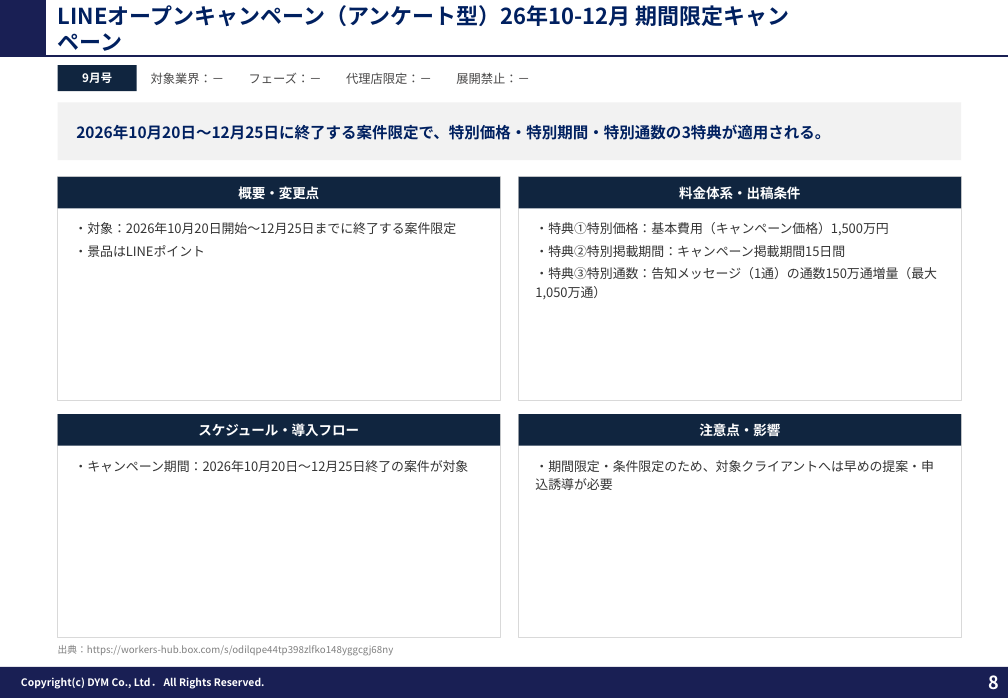
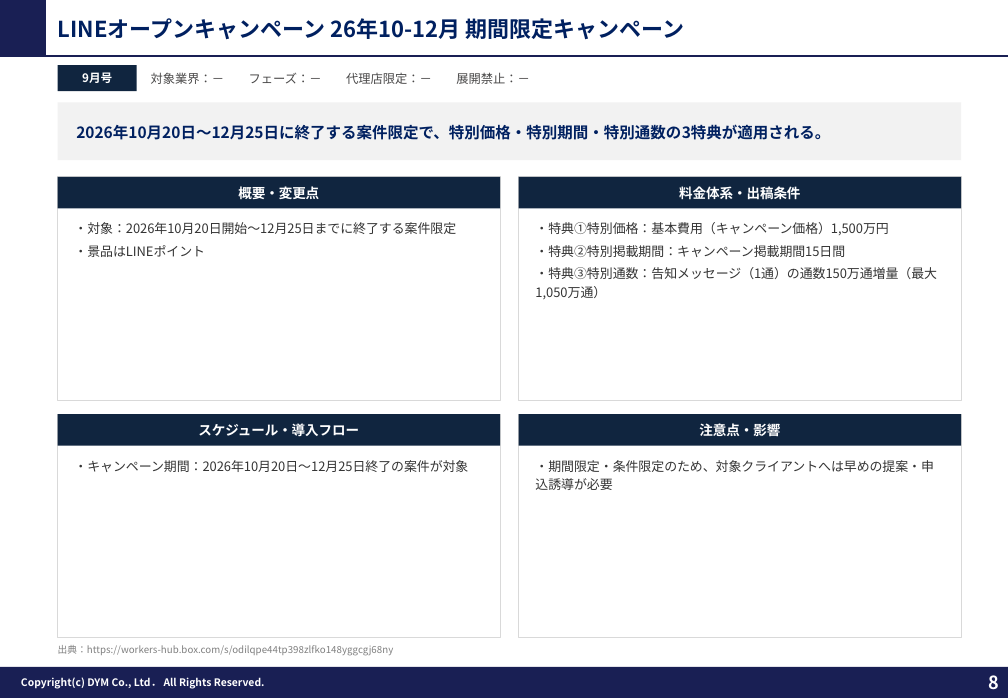
Before and after one commit to tonomura-r-dev/folder, a slide deck: slide 8 of LINEOA媒体最新情報_2026年9月トレンドレポート.pptx. Drawn at 1008x698 pixels with LibreOffice and Linux fonts; fonts in the diff are those of the drawing; background and template pictures are left out. Boxes give left, top, right and bottom in pixels: in the first picture for what was removed or moved away, otherwise in the second. Text is boxed around its words. In the diff, an @@ line names an element or a change of style, - is before the commit and + after.

```diff
--- a/LINEOA媒体最新情報_2026年9月トレンドレポート.pptx
+++ b/LINEOA媒体最新情報_2026年9月トレンドレポート.pptx
@@ text at (x1=58, y1=18, x2=685, y2=40): text changed @@
-LINEオープンキャンペーン（アンケート型）26年10-12月 期間限定キャンペーン
+LINEオープンキャンペーン 26年10-12月 期間限定キャンペーン
```
Also in this commit, not shown: 2 other slides changed, 1 other file.
